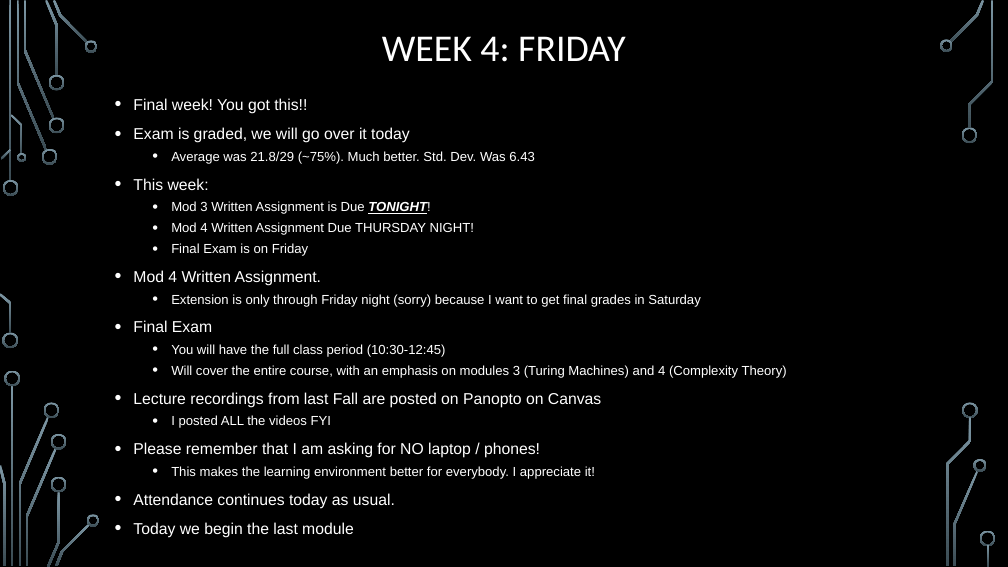
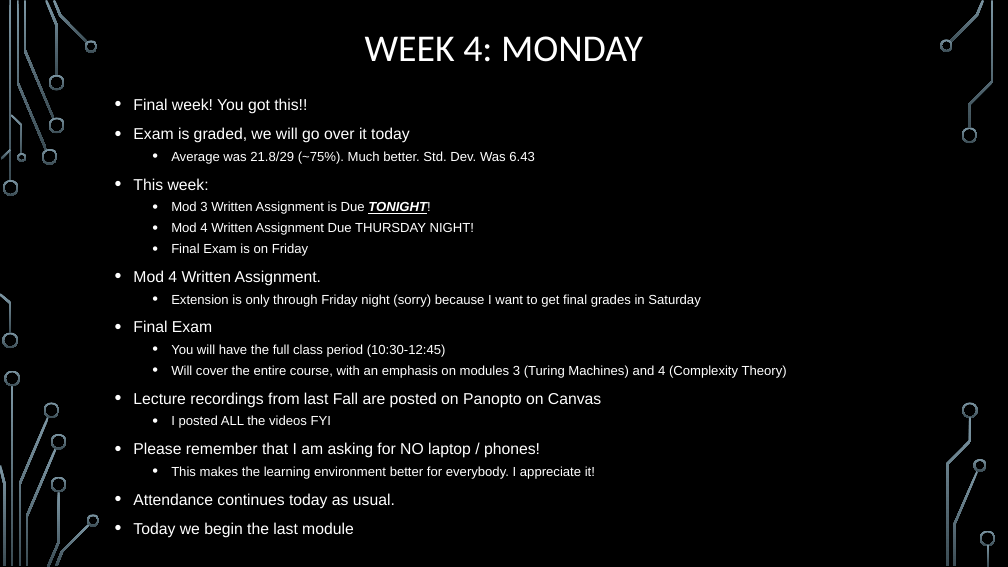
Before and after one commit to markfloryan/dmt2, a slide deck: slide 14 of slides/00-DailyAnnouncements.pptx. Drawn at 1008x567 pixels with LibreOffice and Linux fonts; fonts in the diff are those of the drawing; background and template pictures are left out. Boxes give left, top, right and bottom in pixels: in the first picture for what was removed or moved away, otherwise in the second. Text is boxed around its words. In the diff, an @@ line names an element or a change of style, - is before the commit and + after.

```diff
--- a/slides/00-DailyAnnouncements.pptx
+++ b/slides/00-DailyAnnouncements.pptx
@@ title at (365,36,643,62): text changed @@
-WEEK 4: FRIDAY
+WEEK 4: MONDAY
```
Also in this commit, not shown: 1 slide added, 1 other file.
